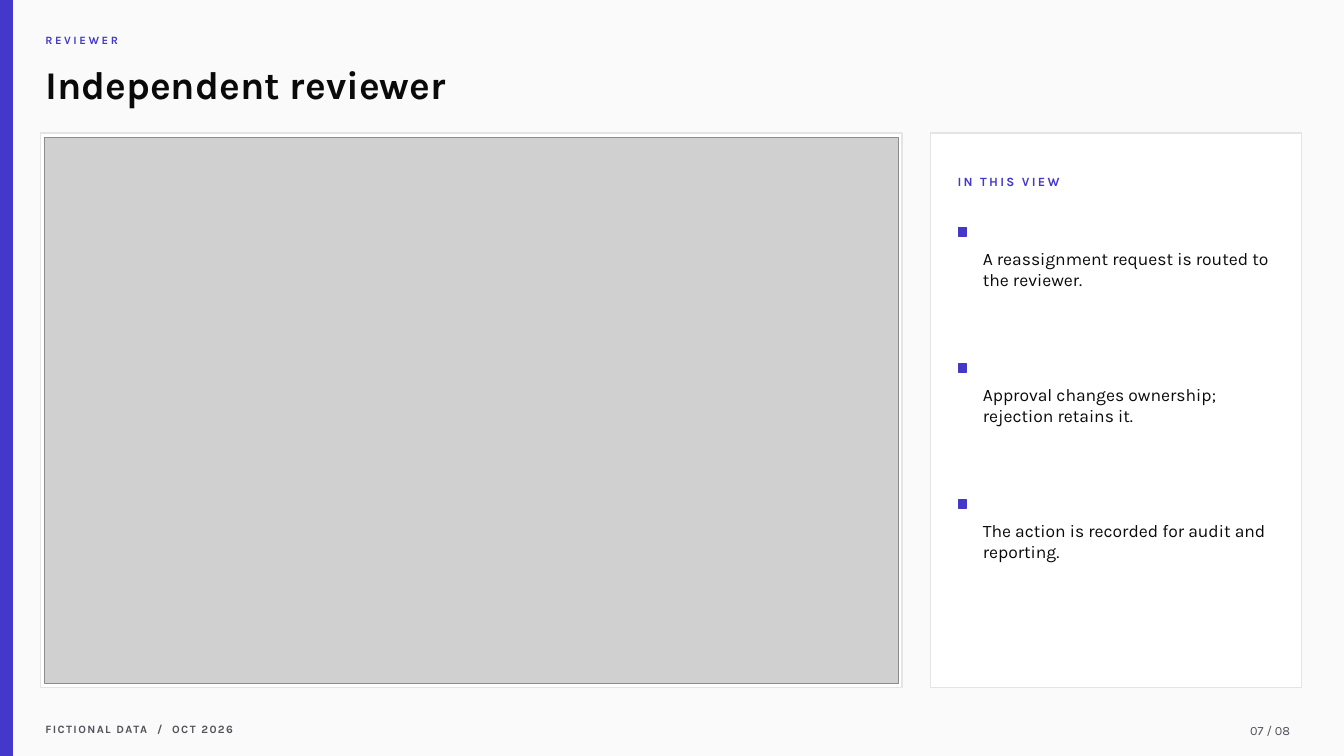
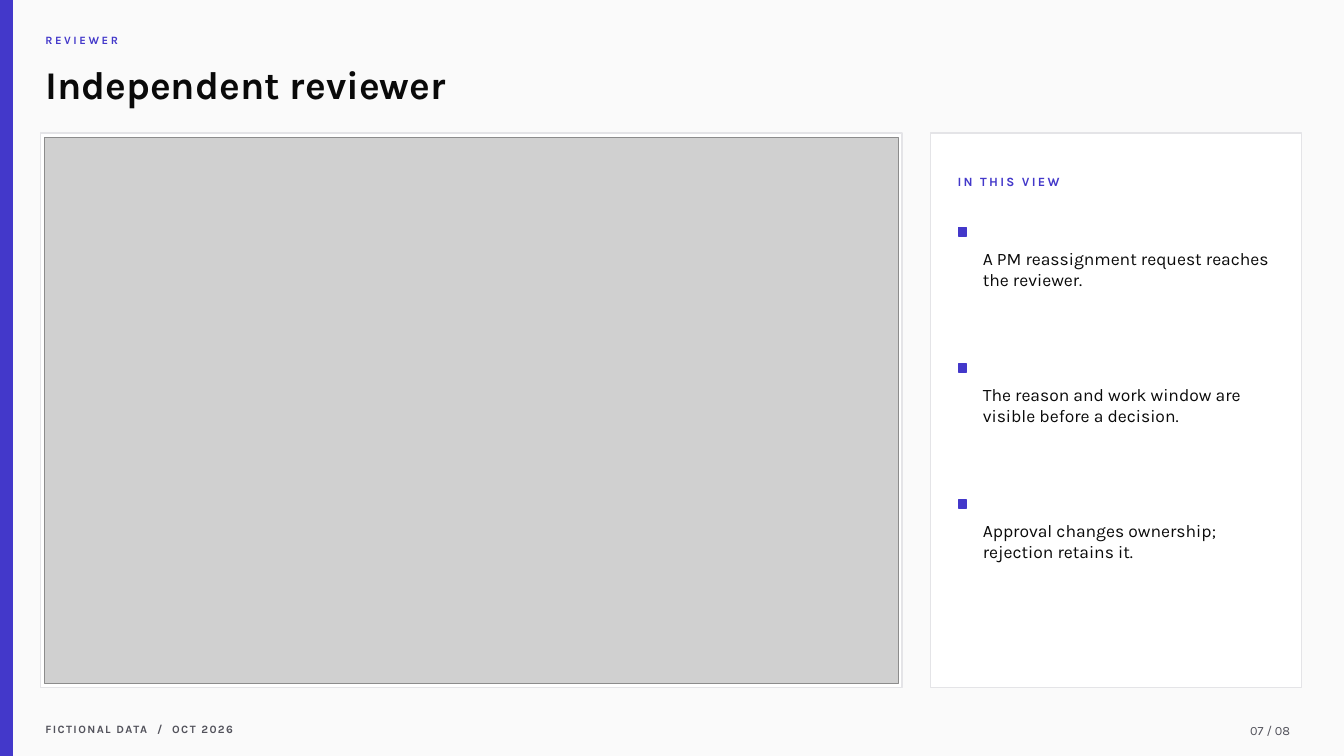
Before and after one commit to samarth-biztel/CVRDE, a slide deck: slide 7 of docs/CVRDE_Demo_Presentation.pptx. Drawn at 1344x756 pixels with LibreOffice and Linux fonts; fonts in the diff are those of the drawing; grey boxes stand for pictures. Boxes give left, top, right and bottom in pixels: in the first picture for what was removed or moved away, otherwise in the second. Text is boxed around its words. In the diff, an @@ line names an element or a change of style, - is before the commit and + after.

Commit message:
Refine task workflow, team settings and review UI

```diff
--- a/docs/CVRDE_Demo_Presentation.pptx
+++ b/docs/CVRDE_Demo_Presentation.pptx
@@ text at (983, 253, 1269, 287): text changed @@
-A reassignment request is routed to the reviewer.
+A PM reassignment request reaches the reviewer.
@@ text at (983, 389, 1241, 423): text changed @@
-Approval changes ownership; rejection retains it.
+The reason and work window are visible before a decision.
@@ text at (983, 525, 1216, 563): text changed @@
-The action is recorded for audit and reporting.
+Approval changes ownership; rejection retains it.
```
Also in this commit, not shown: 4 other slides changed, 28 other files.
